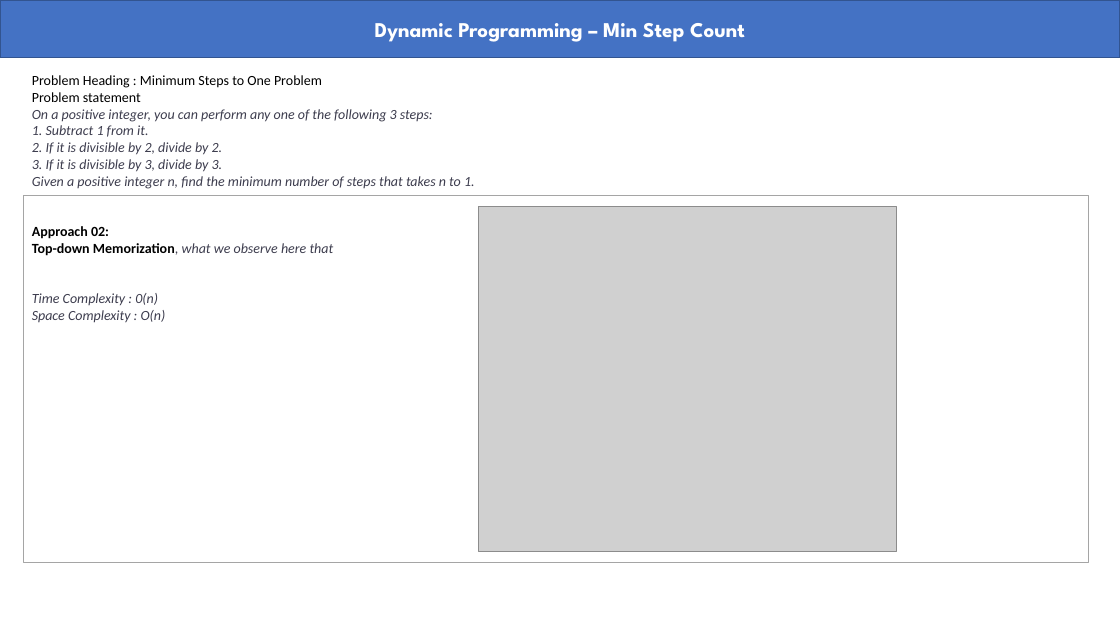
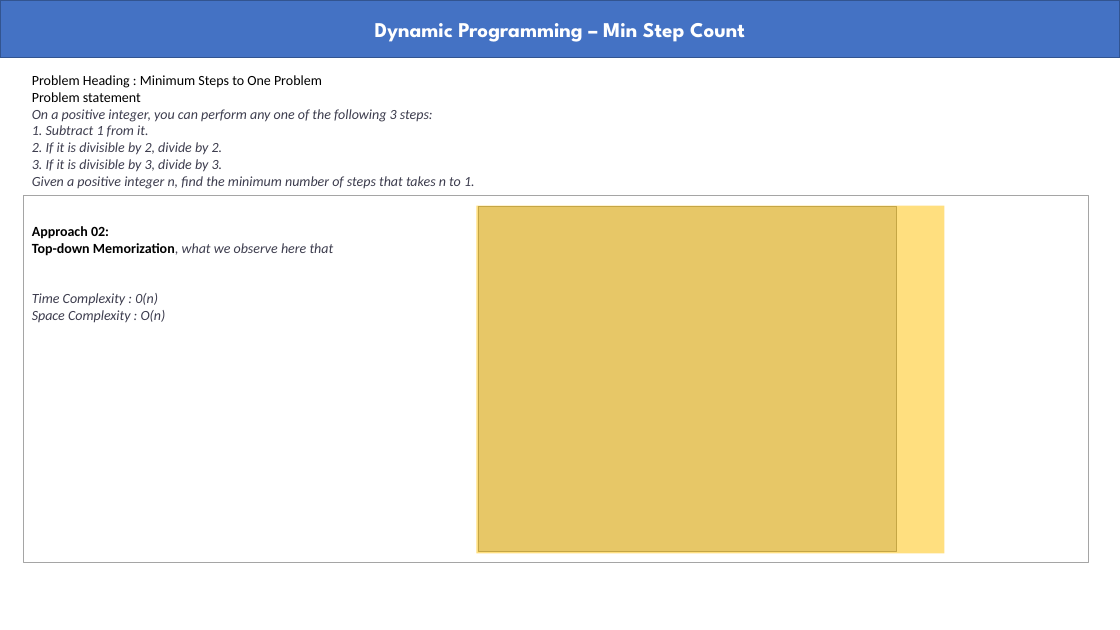
Before and after one commit to abmishra1234/4AM_Club_Coding, a slide deck: slide 6 of Dynamic_Programming/Dynamic Programming.pptx. Drawn at 1120x630 pixels with LibreOffice and Linux fonts; fonts in the diff are those of the drawing; grey boxes stand for pictures. Boxes give left, top, right and bottom in pixels: in the first picture for what was removed or moved away, otherwise in the second. Text is boxed around its words. In the diff, an @@ line names an element or a change of style, - is before the commit and + after.

```diff
--- a/Dynamic_Programming/Dynamic Programming.pptx
+++ b/Dynamic_Programming/Dynamic Programming.pptx
@@ rectangle added at <box>476,206,944,554</box>, fill #FFC000 at 50% opacity @@
```
Also in this commit, not shown: 1 other slide changed, 4 slides added.
